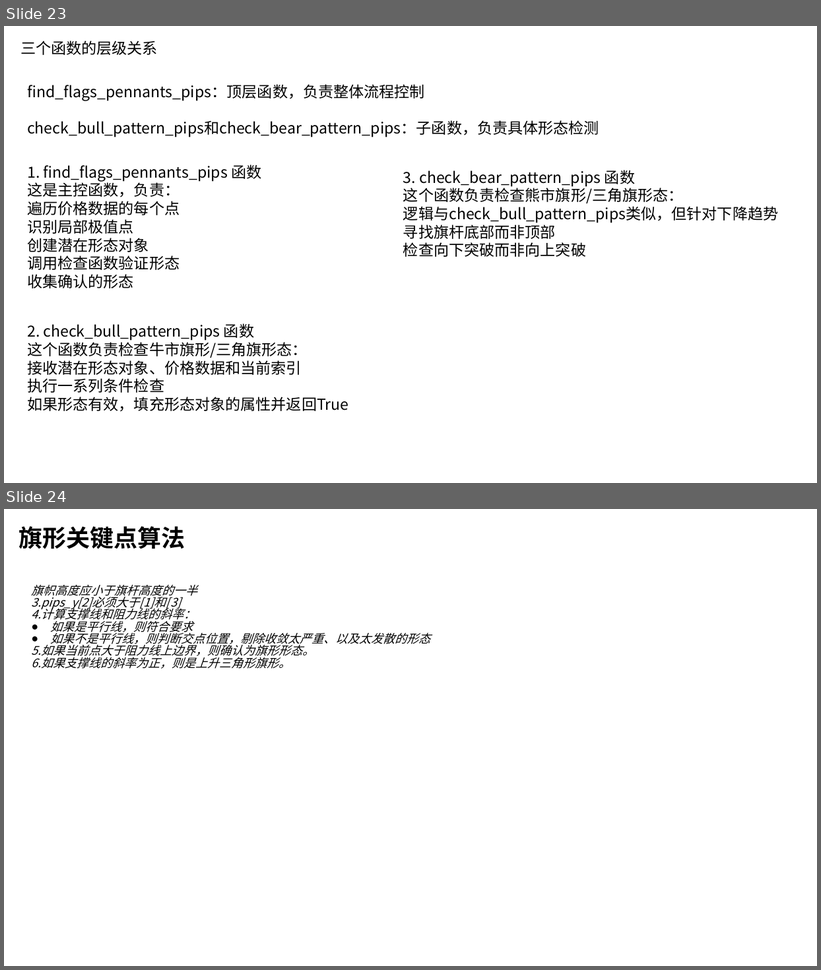
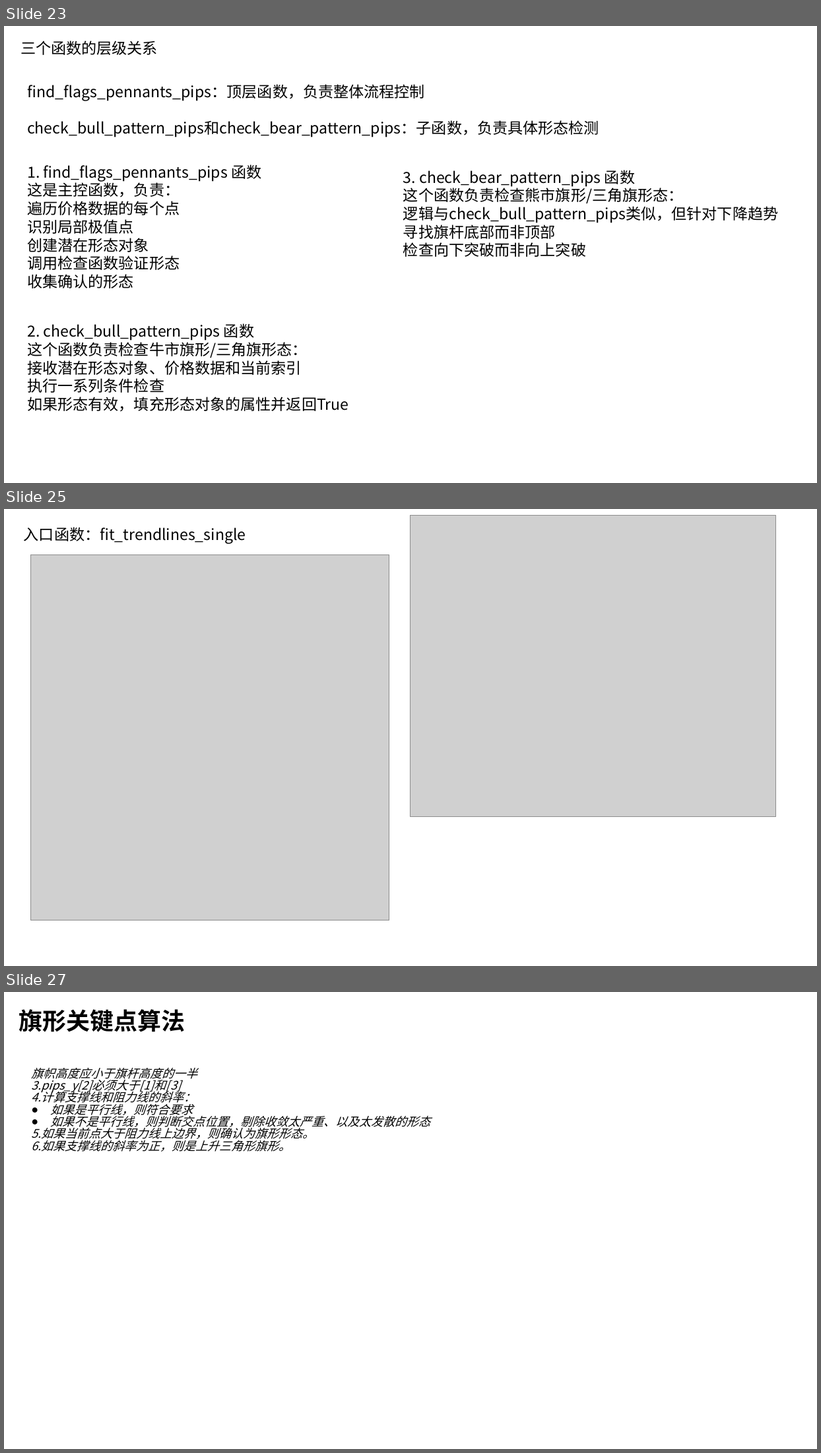
Before and after one commit to Harrision-Cyber/Flag-Pattern, a slide deck: 旗形/旗形形态.pptx. Shown one above the other, each under a label of ours: slides 23 and 24 before the commit, slides 23, 25 and 27 after it; the slides between them are not shown. The pictures are 821x970 and 821x1453 pixels, drawn with LibreOffice and Linux fonts; fonts in the diff are those of the drawing; grey boxes stand for pictures. Boxes give left, top, right and bottom in pixels: in the first picture for what was removed or moved away, otherwise in the second. Text is boxed around its words. In the diff, an @@ line names an element or a change of style, - is before the commit and + after.

```diff
--- a/旗形/旗形形态.pptx
+++ b/旗形/旗形形态.pptx
@@ slide 25 added at (4,509,817,966), background #FFFFFF @@
@@ text added at (24,527,246,544), 18 pt, text #000000 @@
+入口函数：fit_trendlines_single
@@ picture added at (411,515,776,817) @@
@@ picture added at (31,555,389,921) @@
@@ what was slide 24 is now slide 27 @@
```
Also in this commit, not shown: 2 other slides added, 21 other files.
